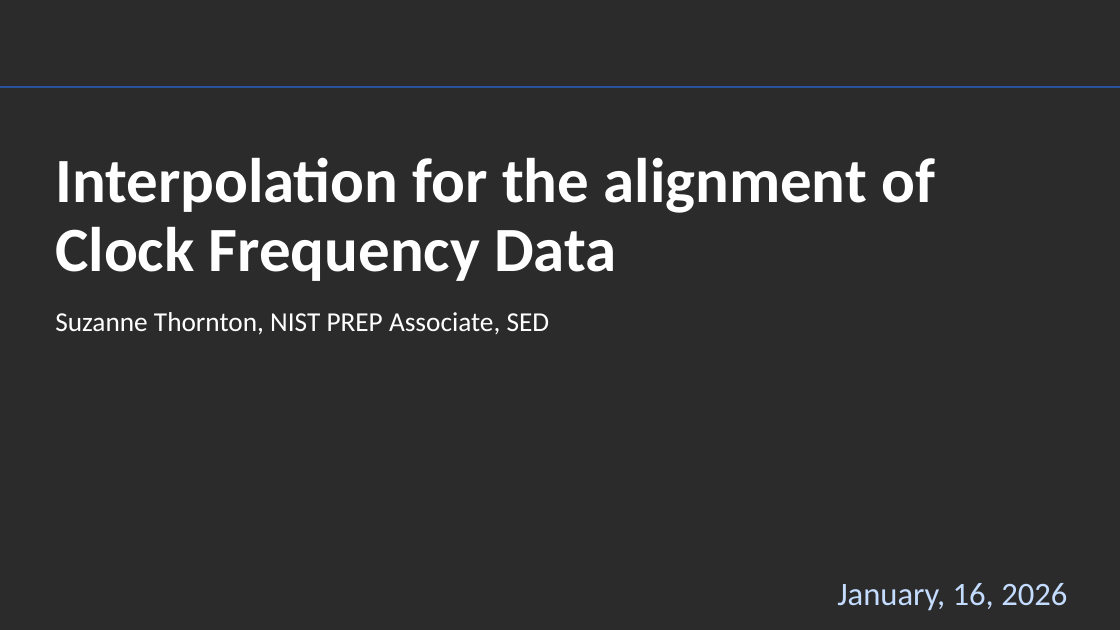
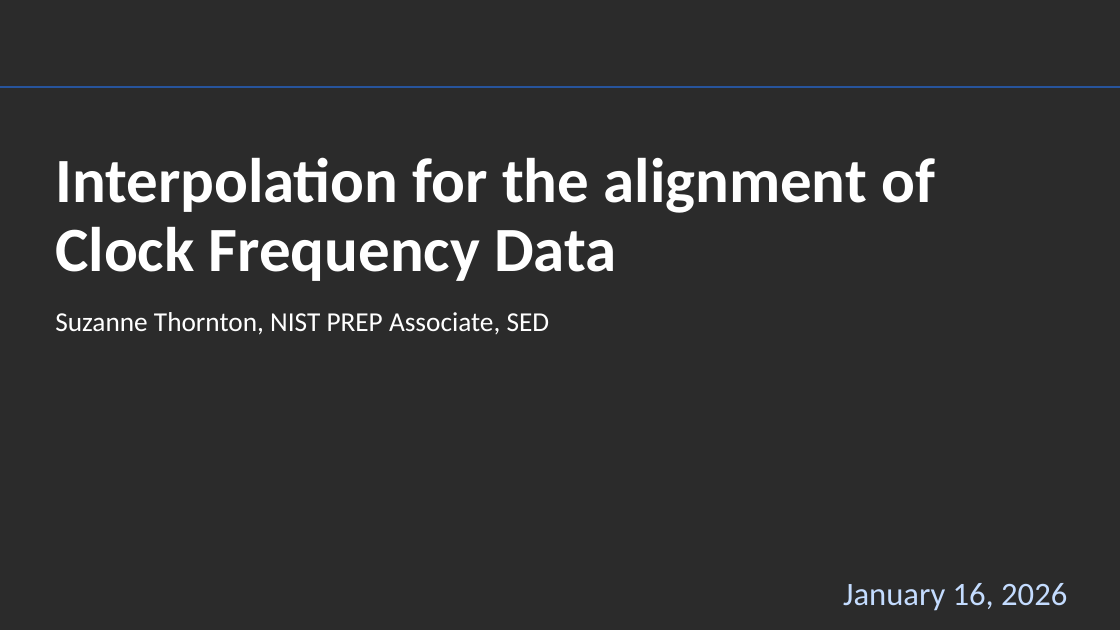
Before and after one commit to caitberry/atomic-clock, a slide deck: slide 1 of st-interp/clock-interpolation-pres-jan26.pptx. Drawn at 1120x630 pixels with LibreOffice and Linux fonts; fonts in the diff are those of the drawing; background and template pictures are left out; a plain dark background stands for a picture behind light text. Boxes give left, top, right and bottom in pixels: in the first picture for what was removed or moved away, otherwise in the second. Text is boxed around its words. In the diff, an @@ line names an element or a change of style, - is before the commit and + after.

```diff
--- a/st-interp/clock-interpolation-pres-jan26.pptx
+++ b/st-interp/clock-interpolation-pres-jan26.pptx
@@ text at [843, 583, 1067, 611]: text changed @@
-January, 16, 2026
+January 16, 2026
```
Also in this commit, not shown: 3 other files.
